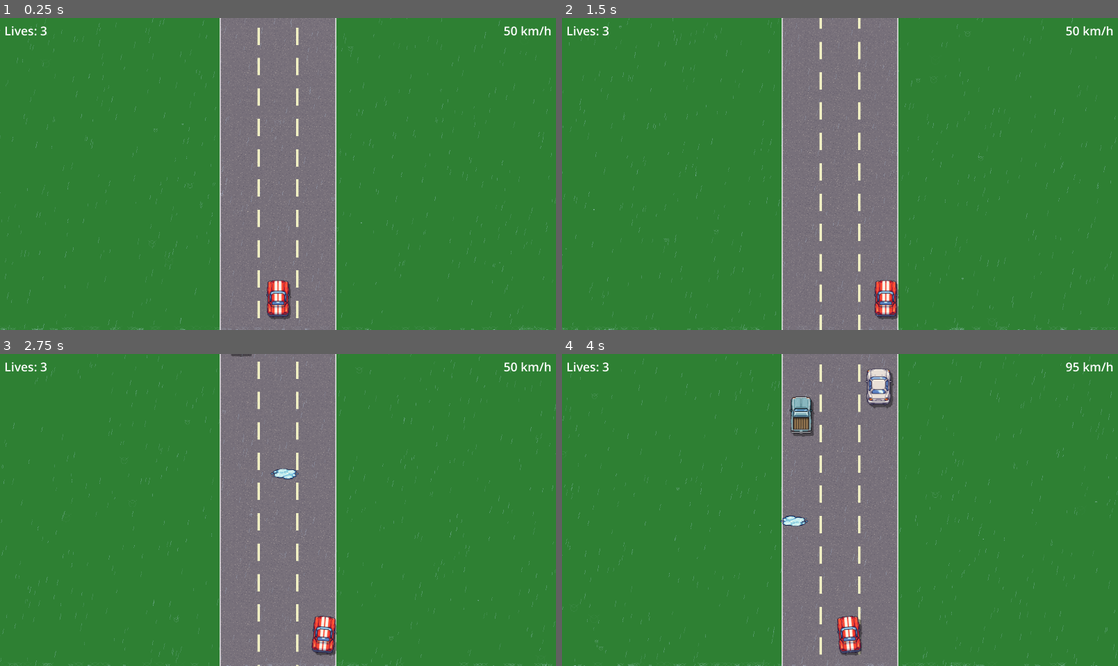
Above: before the commit, frames 1-4 (two rows, left to right).
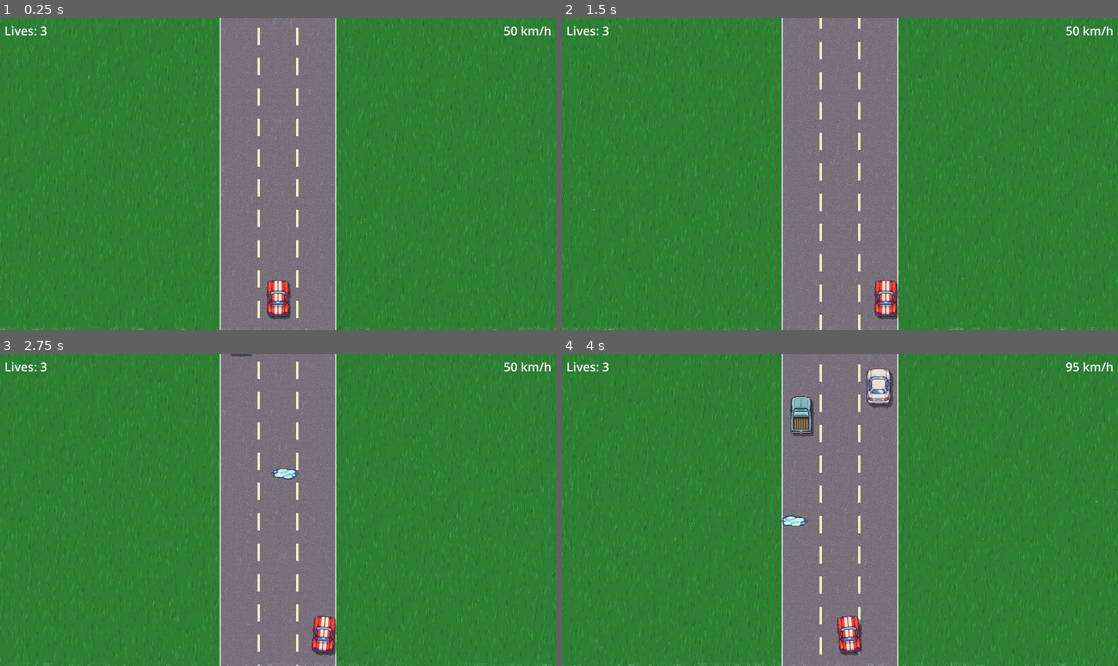
Above: after the commit, the same moments.

Repository: Antonio-Ingegnere/road-race
Game: Godot game, scene res://scenes/main.tscn
Same seed, same stepped clock (60 frames per second), same inputs: the game is played once before the commit and once after it.
Inputs:
- Up to frame 1 (0.25 s): no input
- Up to frame 2 (1.5 s): tap Enter at 0.5 s; hold Right (ui_right) 0.53-1.28 s; hold Down (ui_down) from 1.28 s (still down)
- Up to frame 3 (2.75 s): release Down (ui_down) at 2.03 s; hold Right (ui_right) from 2.03 s (still down)
- Up to frame 4 (4 s): release Right (ui_right) at 2.78 s; hold Up (ui_up) 2.78-3.53 s; hold Left (ui_left) from 3.53 s (still down)

The runs differ from the first frame. In frame 1, 0.6% of the frame differs, in the area x 0-100%, y 0-100%; in frame 2, 0.6%; in frame 3, 0.6%; in frame 4, 0.6%.

Commit message:
Add procedural grass texture to road shoulders
10 unique blade-pattern tiles, selected per 96×96 cell by world row+col
hash. Blades are thin vertical strokes (7–14 px, ±0.10 lean) with no
tile rotation so they always read as vertical grass.

Co-Authored-By: Claude Sonnet 4.6 <noreply@anthropic.com>

Diff:
--- a/scripts/road.gd
+++ b/scripts/road.gd
@@ -17,6 +17,8 @@
 const TREE_FRAME_COUNT := 9
 const TREE_FRAME_DURATION := 0.14  # seconds per frame (~7 fps)
 
+const GRASS_TILE_COUNT := 10
+
 var scroll_offset := 0.0
 var _world_scroll := 0.0
 var _car: Node2D
@@ -28,6 +30,7 @@
 var _tree_rng := RandomNumberGenerator.new()
 var _tree_frame := 0
 var _tree_frame_timer := 0.0
+var _grass_tiles: Array = []
 
 
 func _ready() -> void:
@@ -43,6 +46,9 @@
 		for _c in range(TILE_COLS):
 			row.append(rng.randi_range(0, 3) * (PI / 2.0))
 		_rotations.append(row)
+
+	for i in range(GRASS_TILE_COUNT):
+		_grass_tiles.append(_make_grass_tile(7770 + i * 173))
 
 
 func _process(delta: float) -> void:
@@ -81,11 +87,37 @@
 	_trees.append(Vector2(x, -TREE_HALF))
 
 
+func _make_grass_tile(seed: int) -> ImageTexture:
+	const SIZE := 64
+	var img := Image.create(SIZE, SIZE, false, Image.FORMAT_RGBA8)
+	var base := Color(0.18, 0.50, 0.20)
+	img.fill(base)
+	var rng := RandomNumberGenerator.new()
+	rng.seed = seed
+	for _i in range(55):
+		var bx := rng.randi_range(0, SIZE - 3)
+		var by := rng.randi_range(5, SIZE - 1)
+		var h := rng.randi_range(7, 14)
+		var lean := rng.randf_range(-0.10, 0.10)
+		var brightness := rng.randf_range(0.68, 1.38)
+		var bc := Color(
+			clampf(base.r * brightness, 0.0, 1.0),
+			clampf(base.g * brightness, 0.0, 1.0),
+			clampf(base.b * brightness, 0.0, 1.0)
+		)
+		for j in range(h):
+			var px: int = bx + int(lean * j)
+			var py: int = by - j
+			if px >= 0 and px < SIZE and py >= 0 and py < SIZE:
+				img.set_pixel(px, py, bc)
+	return ImageTexture.create_from_image(img)
+
+
 func _draw() -> void:
 	var size := get_viewport_rect().size
 	var half := TILE_SIZE * 0.5  # = 48; texture is 64px source drawn at 1.5x scale
 
-	# Grass background
+	# Grass background (base fill)
 	draw_rect(Rect2(0.0, 0.0, size.x, size.y), Color(0.18, 0.50, 0.20))
 
 	# Tiled asphalt
@@ -105,9 +137,36 @@
 			ty += TILE_SIZE
 		draw_set_transform(Vector2.ZERO)
 
-	# Redraw grass on both sides to clip tile spillover at road edges
-	draw_rect(Rect2(0.0, 0.0, ROAD_LEFT, size.y), Color(0.18, 0.50, 0.20))
-	draw_rect(Rect2(ROAD_LEFT + ROAD_WIDTH, 0.0, size.x - ROAD_LEFT - ROAD_WIDTH, size.y), Color(0.18, 0.50, 0.20))
+	# Grass tiles on both shoulders — drawn after asphalt so they cover any asphalt spill.
+	# Tiles are aligned to the road edges so they never spill onto the road.
+	if _grass_tiles.size() > 0:
+		var tile_start_y := fmod(_world_scroll, TILE_SIZE) - TILE_SIZE
+		var ty := tile_start_y
+		while ty < size.y:
+			var world_row := posmod(floori((ty - _world_scroll) / float(TILE_SIZE)), TILE_ROWS)
+
+			# Left shoulder: columns aligned right-to-left from ROAD_LEFT
+			var col_idx := 0
+			var tx := ROAD_LEFT - TILE_SIZE
+			while tx > -TILE_SIZE * 1.5:
+				var variant := (world_row * 7 + col_idx * 13) % GRASS_TILE_COUNT
+				draw_set_transform(Vector2(tx + half, ty + half), 0.0, Vector2(1.5, 1.5))
+				draw_texture(_grass_tiles[variant], Vector2(-32.0, -32.0))
+				col_idx += 1
+				tx -= TILE_SIZE
+
+			# Right shoulder: columns aligned left-to-right from ROAD_LEFT + ROAD_WIDTH
+			col_idx = 0
+			tx = ROAD_LEFT + ROAD_WIDTH
+			while tx < size.x:
+				var variant := (world_row * 11 + col_idx * 17) % GRASS_TILE_COUNT
+				draw_set_transform(Vector2(tx + half, ty + half), 0.0, Vector2(1.5, 1.5))
+				draw_texture(_grass_tiles[variant], Vector2(-32.0, -32.0))
+				col_idx += 1
+				tx += TILE_SIZE
+
+			ty += TILE_SIZE
+		draw_set_transform(Vector2.ZERO)
 
 	# Trees on grass shoulders (animated sprite sheet: 3x3 grid of 256x256 frames, drawn at 128x128)
 	if _tree_tex:
